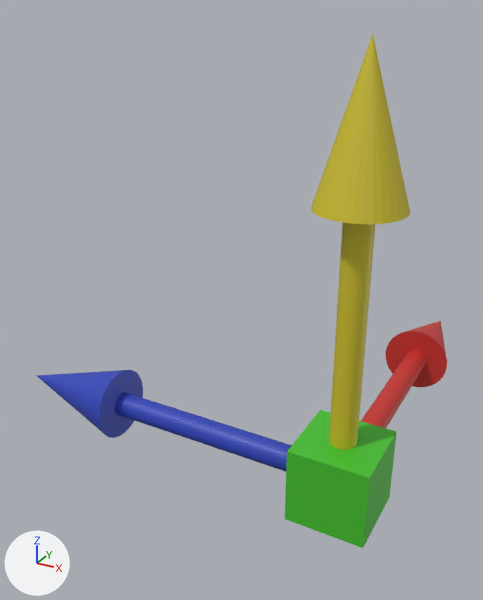
The FBX model assets/base-3d/Models/FBX/gizmo.fbx, before and after one commit.
Both versions are drawn from a 50 mm lens placed at (0.64, -1.91, 1.57), pointed at (-0.69, 0.51, 0.36). The axes (+X, +Y, +Z) are drawn at lower left. The lights are the same throughout. The picture after the commit comes second. Where no turn or scale is listed for an object, it has been applied to the vertices.

Objects in the first picture: 'Union', 'X', 'Y', 'Z'.
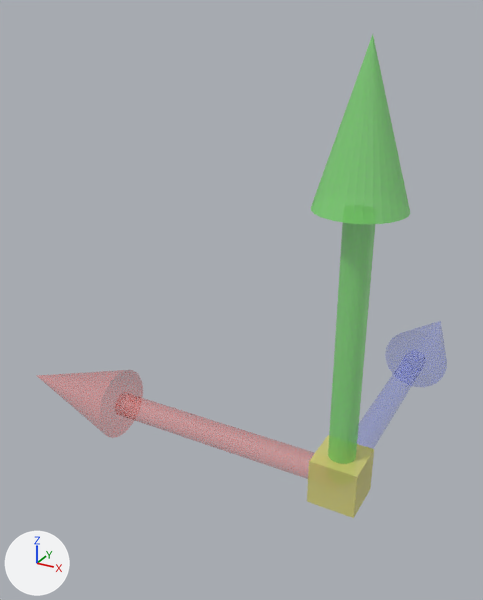
Changed parts and their boxes [x1, y1, x2, y2] in the pictures (483 x 600 px):
'Y', surface changed (yellow to green)
    both: [311, 34, 410, 450]
'Union', surface changed, rescaled (40% narrower, 40% shorter)
    before: [285, 410, 397, 548]
    after: [307, 435, 374, 518]
'X', surface changed
    both: [36, 370, 292, 472]
'Z', surface changed
    both: [361, 321, 447, 428]
part 2 of me_x_002, surface changed (blue)
    before: [36, 370, 292, 472]
part 3 of me_z_002, surface changed (red)
    before: [361, 321, 447, 428]
part 4 of me_y_002, surface changed (yellow to green)
    before: [311, 34, 410, 450]
    after: [311, 34, 410, 464]

Edits to the bpy script that builds the scene:
```text
Change img_gizmo_png:
    img_gizmo_png: load_image('gizmo.png', '../../Textures/gizmo.png', 4, 1, 'sRGB') -> load_image('gizmo.png', '../../Textures/gizmo.png', 4, 1, 'Non-Color')
Change mat_material_001:
    add n3 = _N.new('ShaderNodeTexImage'); n3.name = 'Image Texture.001'
    add n3.image = img_gizmo_png
    where n2 = _N.new('ShaderNodeTexImage'); n2.name = 'Image Texture'
    where n0 = _N.new('ShaderNodeBsdfPrincipled'); n0.name = 'Principled BSDF'
    remove _L.new(n2.outputs[1], n0.inputs[4])  # 'Alpha' to 'Alpha'
    add _L.new(n3.outputs[0], n0.inputs[4])  # 'Color' to 'Alpha'
Change mat_material_004:
    add n3 = _N.new('ShaderNodeTexImage'); n3.name = 'Image Texture.001'
    add n3.image = img_gizmo_png
    where n2 = _N.new('ShaderNodeTexImage'); n2.name = 'Image Texture'
    where n0 = _N.new('ShaderNodeBsdfPrincipled'); n0.name = 'Principled BSDF'
    remove _L.new(n2.outputs[1], n0.inputs[4])  # 'Alpha' to 'Alpha'
    add _L.new(n3.outputs[0], n0.inputs[4])  # 'Color' to 'Alpha'
Change mat_material_002:
    add n3 = _N.new('ShaderNodeTexImage'); n3.name = 'Image Texture.001'
    add n3.image = img_gizmo_png
    where n2 = _N.new('ShaderNodeTexImage'); n2.name = 'Image Texture'
    where n0 = _N.new('ShaderNodeBsdfPrincipled'); n0.name = 'Principled BSDF'
    remove _L.new(n2.outputs[1], n0.inputs[4])  # 'Alpha' to 'Alpha'
    add _L.new(n3.outputs[0], n0.inputs[4])  # 'Color' to 'Alpha'
Change mat_material_003:
    add n3 = _N.new('ShaderNodeTexImage'); n3.name = 'Image Texture.001'
    add n3.image = img_gizmo_png
    where n2 = _N.new('ShaderNodeTexImage'); n2.name = 'Image Texture'
    where n0 = _N.new('ShaderNodeBsdfPrincipled'); n0.name = 'Principled BSDF'
    remove _L.new(n2.outputs[1], n0.inputs[4])  # 'Alpha' to 'Alpha'
    add _L.new(n3.outputs[0], n0.inputs[4])  # 'Color' to 'Alpha'
Change me_z_002:
    where me_z_002.from_pydata(...)  # 97 vertices, 186 faces; spans x -0.15..0.15, y 0.0..1.5, z -0.15..0.15
    used by ob_z; location = (0.0, 0.0, 0.0)
    me_z_002 part 3: texture (UV) coordinates of 186 of 186 faces, centred in x -0.15..0.15, y 0.0..1.17, z -0.15..0.15, changed; they spanned u 0.12..0.12, v 0.39..0.39 and now span u 0.64..0.64, v 0.49..0.49
Change me_union_002:
    used by ob_union; location = (0.0, 0.0, 0.0)
    remove me_union_002.from_pydata(...)  # 8 vertices, 12 faces; spans x -0.15..0.15, y -0.15..0.15, z -0.15..0.15
    add me_union_002.from_pydata(...)  # 8 vertices, 12 faces; spans x -0.09..0.09, y -0.09..0.09, z -0.09..0.09
    me_union_002 part 1: the whole mesh is scaled about its middle by 0.6
Change me_y_002:
    where me_y_002.from_pydata(...)  # 97 vertices, 186 faces; spans x -0.15..0.15, y -0.15..0.15, z 0.0..1.5
    used by ob_y; location = (0.0, 0.0, 0.0)
    me_y_002 part 4: texture (UV) coordinates of 186 of 186 faces, centred in x -0.15..0.15, y -0.15..0.15, z 0.0..1.17, changed; they spanned u 0.37..0.37, v 0.5..0.5 and now span u 0.88..0.88, v 0.55..0.55
Change me_x_002:
    where me_x_002.from_pydata(...)  # 97 vertices, 186 faces; spans x -1.5..0.0, y -0.15..0.15, z -0.15..0.15
    used by ob_x; location = (0.0, 0.0, 0.0)
    me_x_002 part 2: texture (UV) coordinates of 186 of 186 faces, centred in x -1.17..0.0, y -0.15..0.15, z -0.15..0.15, changed; they spanned u 0.66..0.66, v 0.43..0.43 and now span u 0.12..0.12, v 0.41..0.41
```
